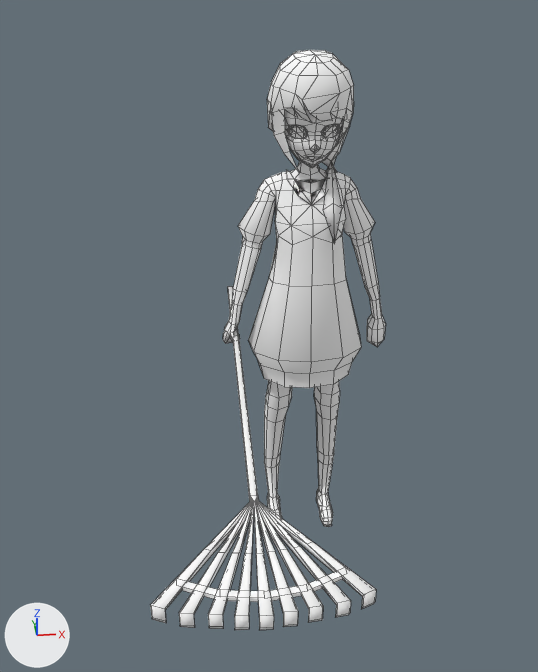
Renders of the Blender file gardenwarden-desktop/bin/models/player.blend from each side of a commit.
Rendered twice from a 50 mm camera at (-1.19, -8.49, 7.21) aimed at (-0.57, -1.63, 3.71). Lighting does not change. The marker at lower left points along +X, +Y and +Z. Mesh edges are drawn as thin lines.

The first picture shows 'player'.
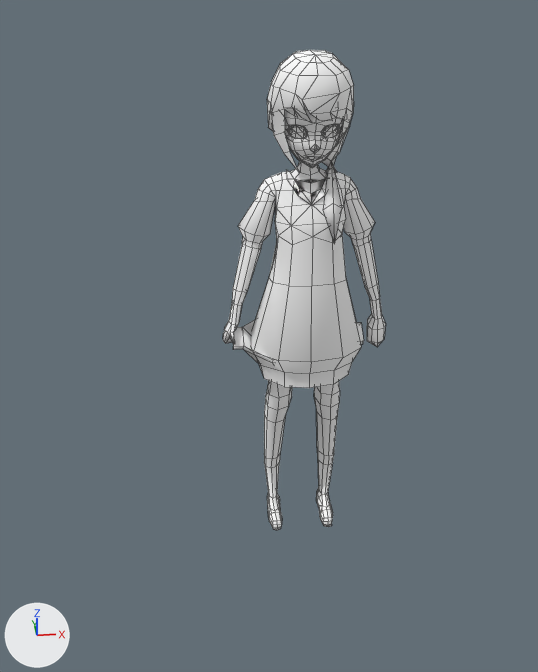
What differs and where, as boxes [x1, y1, x2, y2] in the pictures (538 x 672 px):
'player', reshaped (31% narrower, 17% shorter)
    before: [150, 50, 385, 630]
    after: [223, 50, 385, 530]
part 1 of me_player, added
    after: [233, 320, 364, 363]
part 2 of me_player, deleted
    before: [150, 286, 376, 630]
part 3 of me_player, deleted
    before: [181, 571, 343, 602]

Edits to the bpy script that builds the scene:
```text
Change me_player:
    used by ob_player; location = (0.0, 0.0, 0.0)
    remove me_player.from_pydata(...)  # 1070 vertices, 1140 faces; spans x -1.68..0.99, y -4.76..0.96, z 0.14..6.33
    add me_player.from_pydata(...)  # 968 vertices, 1007 faces; spans x -1.02..0.99, y -0.9..0.34, z 0.14..6.33
    me_player part 1: a new loose piece of 48 vertices spanning x -0.9..0.68, y -0.82..0.05, z 2.54..3.36, in mat_head (its picture is missing)
    me_player part 2: the loose piece of 130 vertices spanning x -1.68..-0.06, y -4.76..0.96, z 2.95..3.18 is deleted
    me_player part 3: the loose piece of 20 vertices spanning x -1.5..-0.24, y -4.6..-4.36, z 3.1..3.13 is deleted
```
